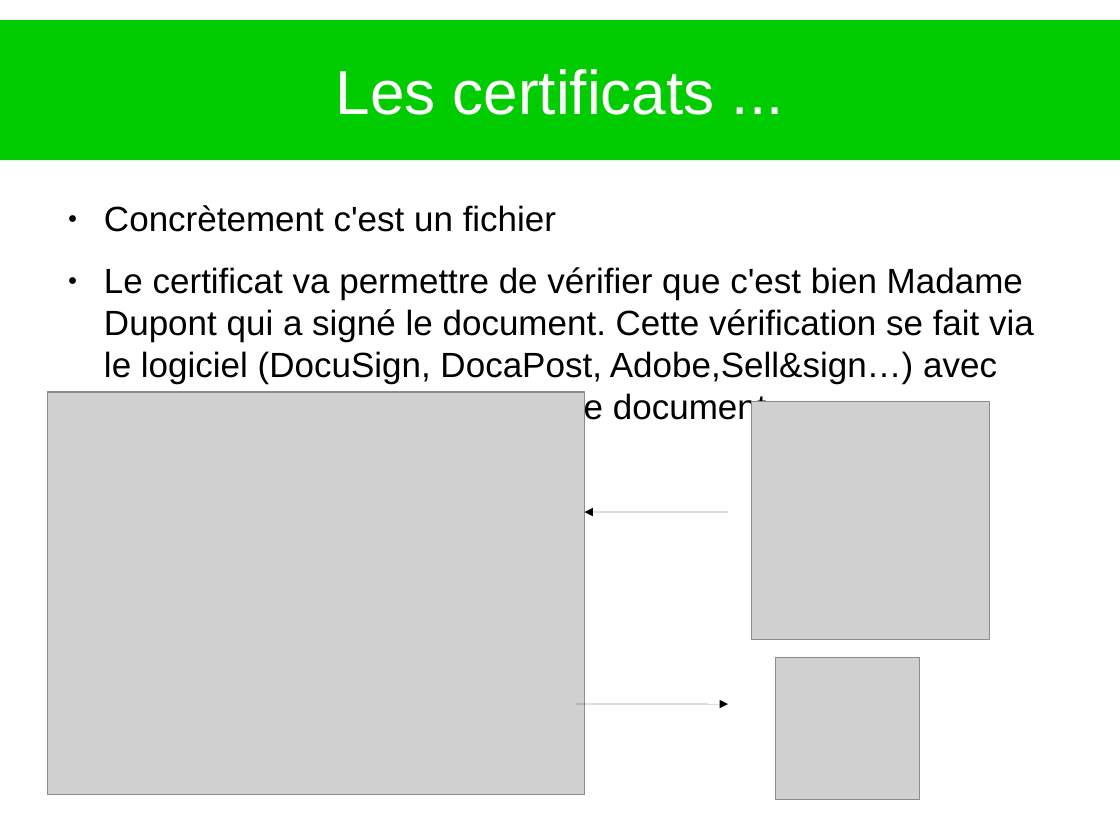
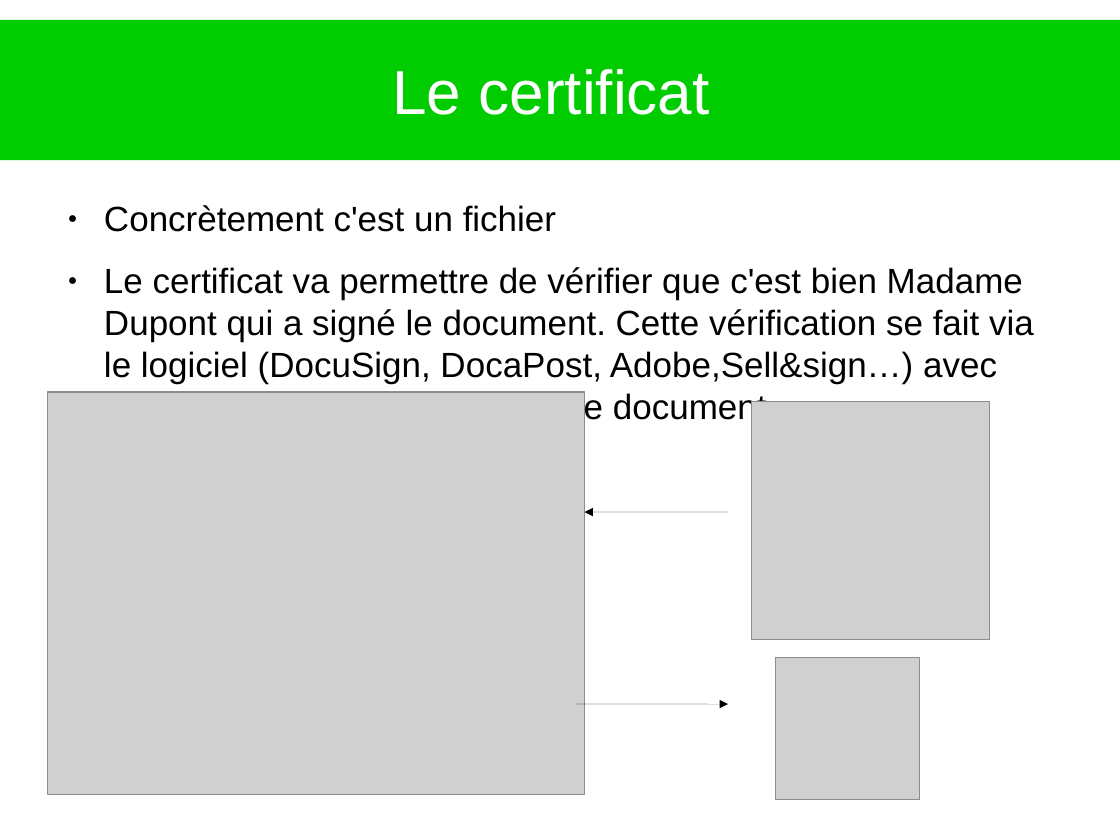
Before and after one commit to heylve/current, a slide deck: slide 7 of Presentations/SignatureElec.odp. Drawn at 1120x840 pixels with LibreOffice and Linux fonts; fonts in the diff are those of the drawing; grey boxes stand for pictures. Boxes give left, top, right and bottom in pixels: in the first picture for what was removed or moved away, otherwise in the second. Text is boxed around its words. In the diff, an @@ line names an element or a change of style, - is before the commit and + after.

```diff
--- a/Presentations/SignatureElec.odp
+++ b/Presentations/SignatureElec.odp
@@ title at (392,69,710,115): text changed @@
-Les certificats ...
+Le certificat
```
Also in this commit, not shown: 1 other slide changed, 7 slides removed, 3 other files.
